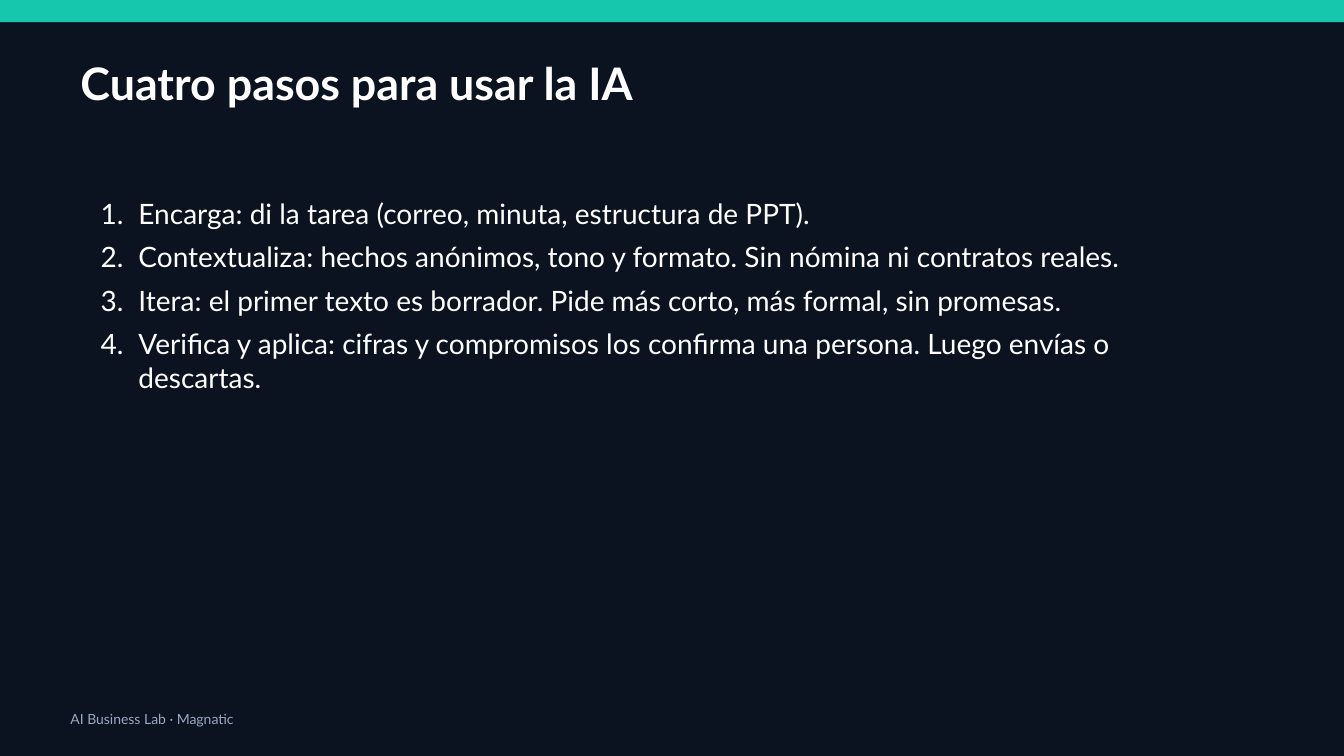
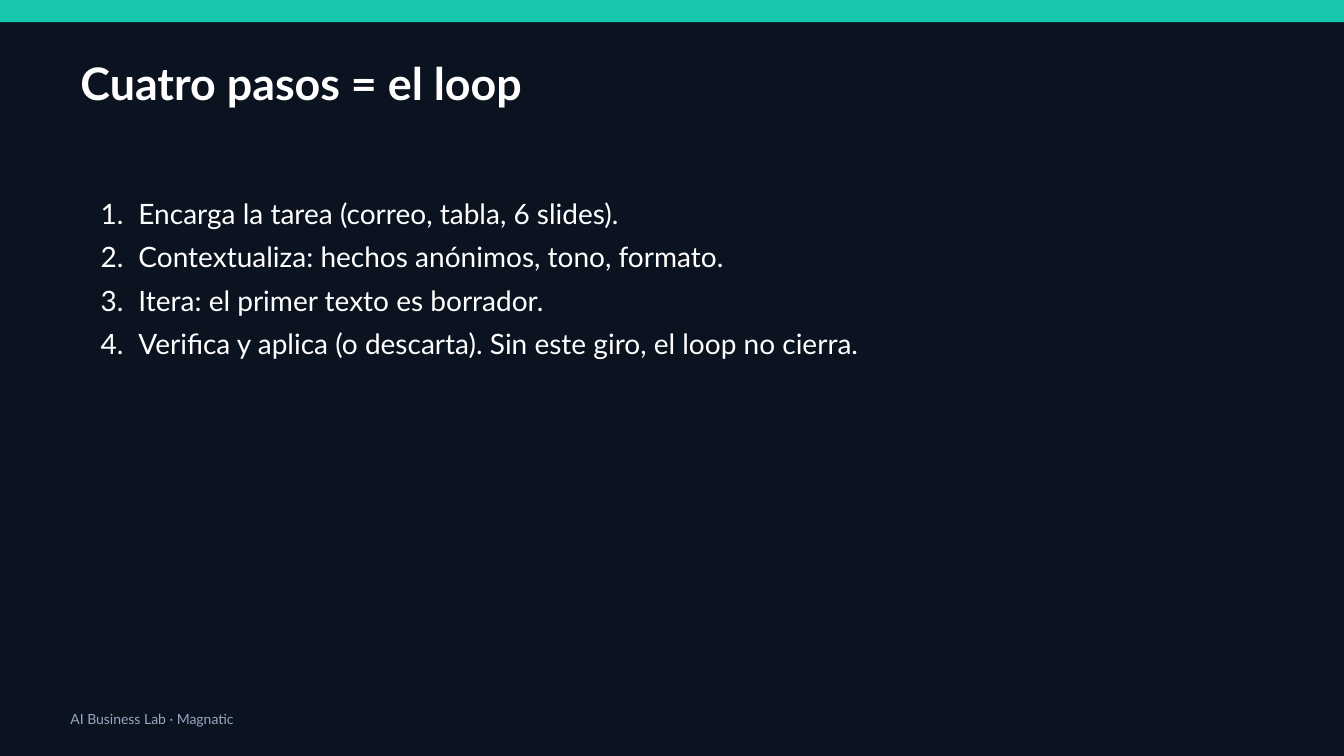
Before and after one commit to xander0408/CURSOS, a slide deck: slide 8 of AI-Business-Lab-Presentacion.pptx (slide 27 before the commit). Drawn at 1344x756 pixels with LibreOffice and Linux fonts; fonts in the diff are those of the drawing. Boxes give left, top, right and bottom in pixels: in the first picture for what was removed or moved away, otherwise in the second. Text is boxed around its words. In the diff, an @@ line names an element or a change of style, - is before the commit and + after.

```diff
--- a/AI-Business-Lab-Presentacion.pptx
+++ b/AI-Business-Lab-Presentacion.pptx
@@ text at box(80, 66, 522, 108): text changed @@
-Cuatro pasos para usar la IA
+Cuatro pasos = el loop
@@ text at box(138, 202, 858, 359): text changed @@
-1. Encarga: di la tarea (correo, minuta, estructura de PPT).
-2. Contextualiza: hechos anónimos, tono y formato. Sin nómina ni contratos reales.
-3. Itera: el primer texto es borrador. Pide más corto, más formal, sin promesas.
-4. Verifica y aplica: cifras y compromisos los confirma una persona. Luego envías o descartas.
+1. Encarga la tarea (correo, tabla, 6 slides).
+2. Contextualiza: hechos anónimos, tono, formato.
+3. Itera: el primer texto es borrador.
+4. Verifica y aplica (o descarta). Sin este giro, el loop no cierra.
```
Also in this commit, not shown: 28 other slides changed, 1 slide added, 42 slides removed, 1 other file.
